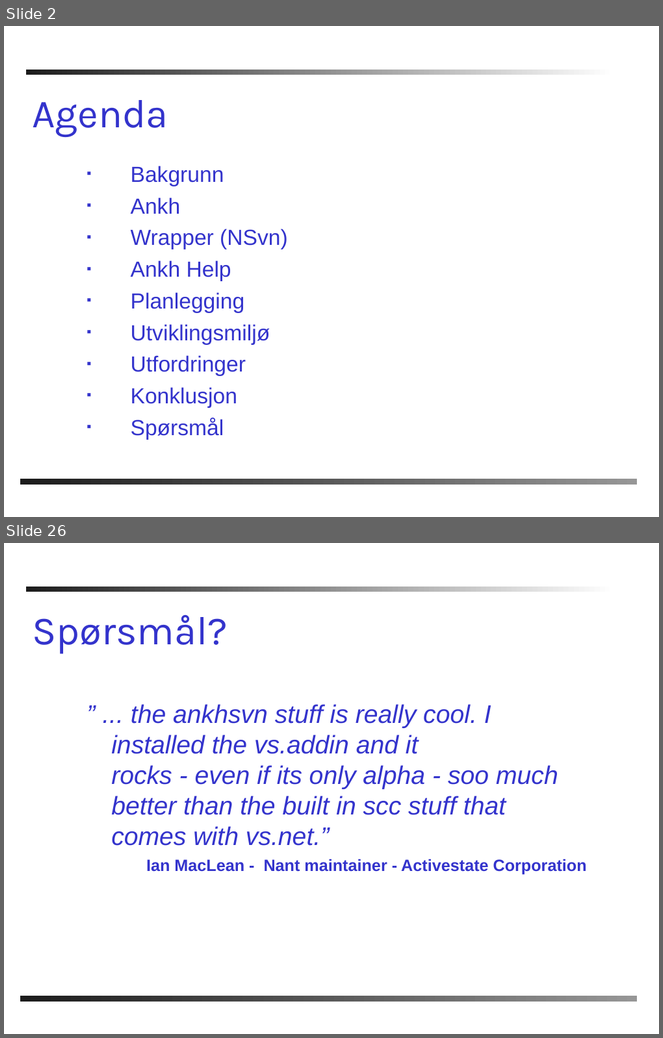
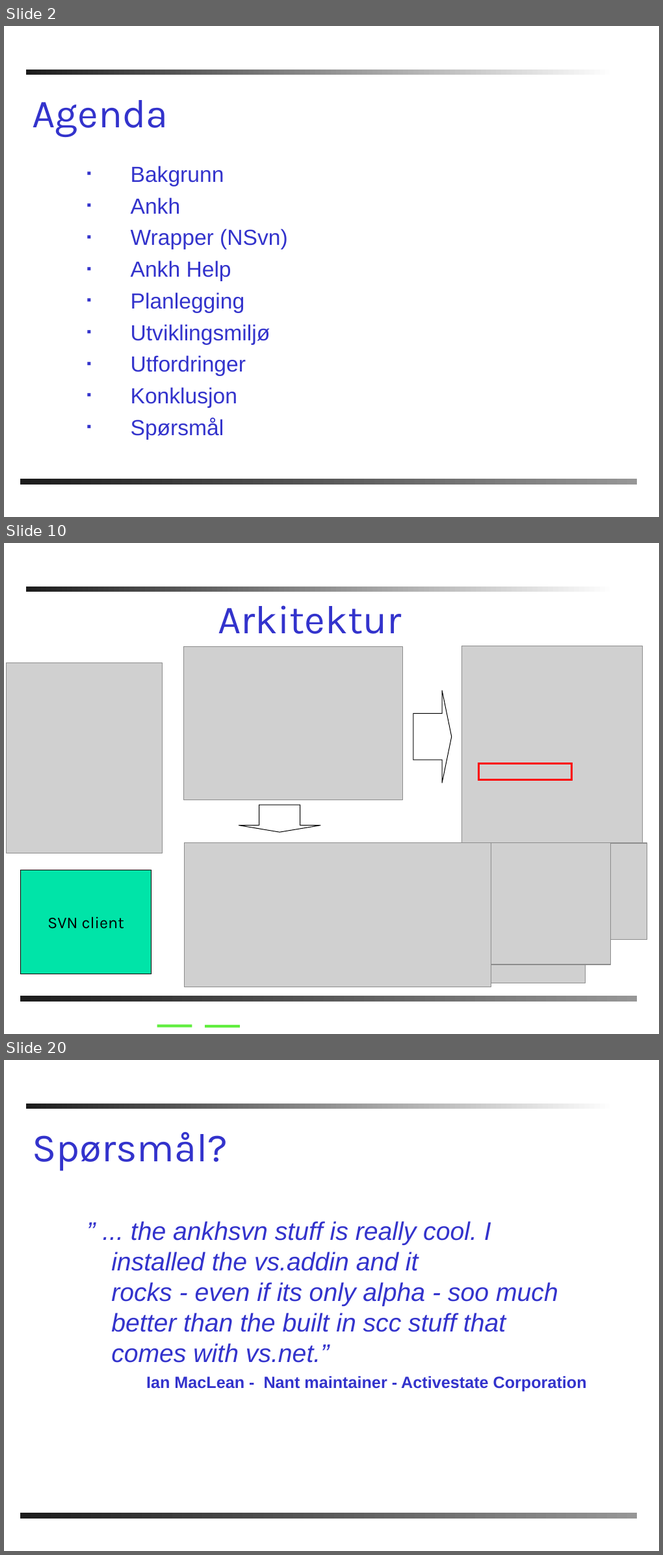
Before and after one commit to AnkhSVN/AnkhSVN, a slide deck: doc/powerpoint/Subversion_addin_for_VS.NET.ppt. Shown one above the other, each under a label of ours: slides 2 and 26 before the commit, slides 2, 10 and 20 after it; the slides between them are not shown. The pictures are 663x1038 and 663x1555 pixels, drawn with LibreOffice and Linux fonts; fonts in the diff are those of the drawing; grey boxes stand for pictures; background and template pictures are left out. Boxes give left, top, right and bottom in pixels: in the first picture for what was removed or moved away, otherwise in the second. Text is boxed around its words. In the diff, an @@ line names an element or a change of style, - is before the commit and + after.

```diff
--- a/doc/powerpoint/Subversion_addin_for_VS.NET.ppt
+++ b/doc/powerpoint/Subversion_addin_for_VS.NET.ppt
@@ slide 10 added at [4, 543, 659, 1034], background #FFFFFF; not listed: 2 template elements that a slide beside it also shows @@
@@ title added at [218, 605, 402, 634], 44 pt, text #3333CC @@
+Arkitektur
@@ picture added at [183, 646, 402, 800] @@
@@ picture added at [462, 646, 643, 843] @@
@@ picture added at [7, 663, 163, 853] @@
@@ right arrow added at [414, 691, 451, 783], outline #000000 0.74 pt @@
@@ rectangle added at [479, 763, 572, 780], outline #FF0000 2.24 pt @@
@@ down arrow added at [239, 805, 321, 833], outline #000000 0.74 pt @@
@@ picture added at [184, 843, 491, 987] @@
@@ picture added at [189, 843, 504, 952] @@
@@ picture added at [189, 843, 594, 895] @@
@@ picture added at [189, 843, 648, 939] @@
@@ picture added at [189, 843, 585, 982] @@
@@ picture added at [189, 843, 610, 965] @@
@@ rectangle added at [20, 871, 152, 974], fill #00E4A8, outline #000000 0.74 pt, 18 pt, text #000000 @@
+SVN client
@@ line added from (157, 1027) to (192, 1027), #60EE3E 3 pt @@
@@ line added from (205, 1027) to (240, 1027), #60EE3E 3 pt @@
@@ what was slide 26 is now slide 20 @@
```
Also in this commit, not shown: 15 slides changed, 1 other slide added, 8 slides removed.
